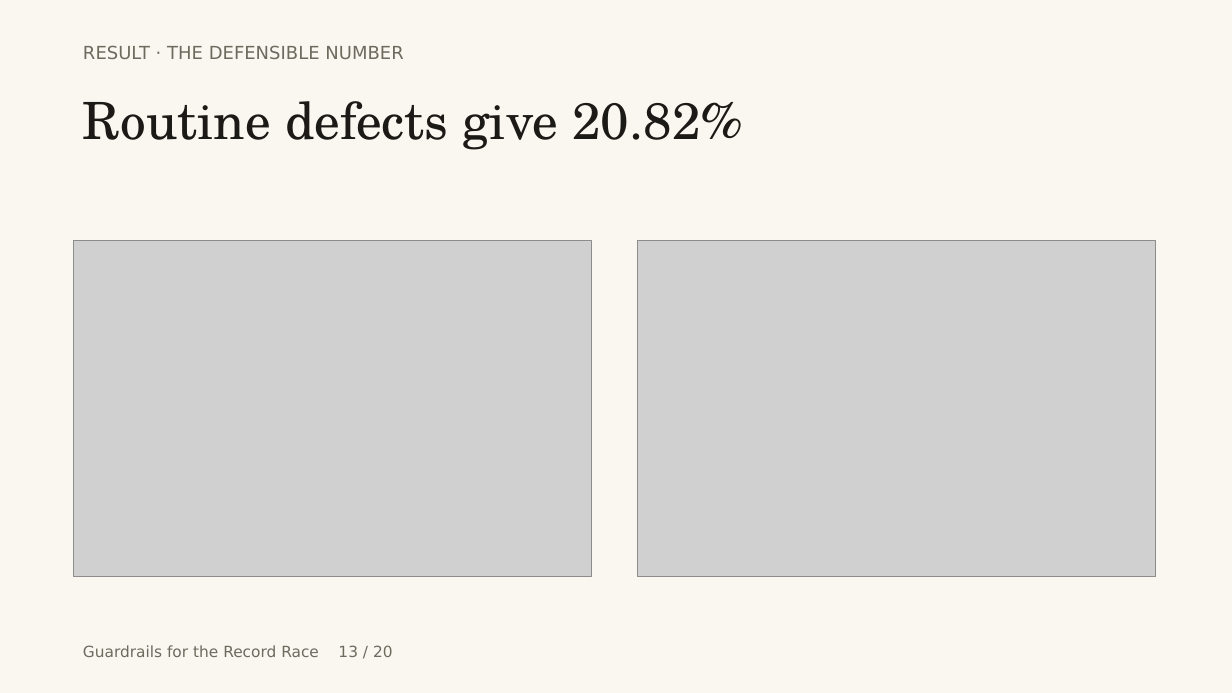
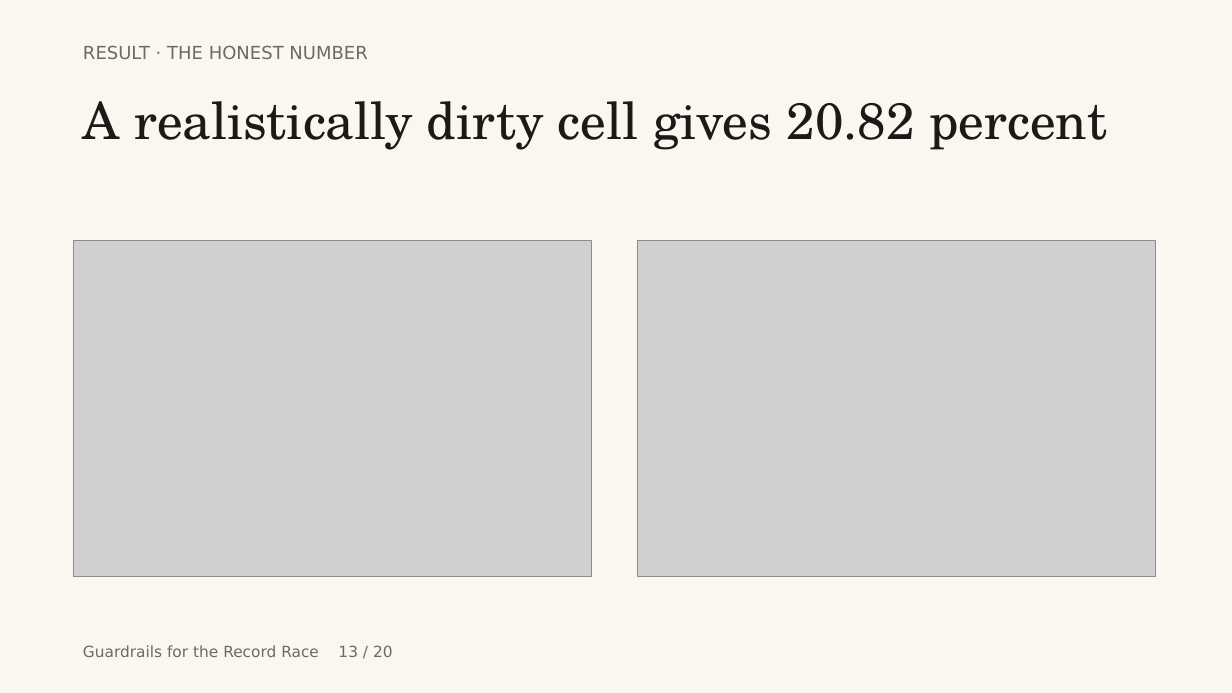
Before and after one commit to touhidsiddiqueeraj-bit/cspbi3-cbts-guardrailed, a slide deck: slide 13 of opendesign/mockups/record-race-deck/record-race-deck.pptx. Drawn at 1232x693 pixels with LibreOffice and Linux fonts; fonts in the diff are those of the drawing; grey boxes stand for pictures. Boxes give left, top, right and bottom in pixels: in the first picture for what was removed or moved away, otherwise in the second. Text is boxed around its words. In the diff, an @@ line names an element or a change of style, - is before the commit and + after.

```diff
--- a/opendesign/mockups/record-race-deck/record-race-deck.pptx
+++ b/opendesign/mockups/record-race-deck/record-race-deck.pptx
@@ text at (x1=83, y1=45, x2=367, y2=59): text changed @@
-RESULT · THE DEFENSIBLE NUMBER
+RESULT · THE HONEST NUMBER
@@ text at (x1=83, y1=101, x2=1107, y2=150): text changed @@
-Routine defects give 20.82%
+A realistically dirty cell gives 20.82 percent
```
Also in this commit, not shown: 19 other slides changed, 2 other files.
